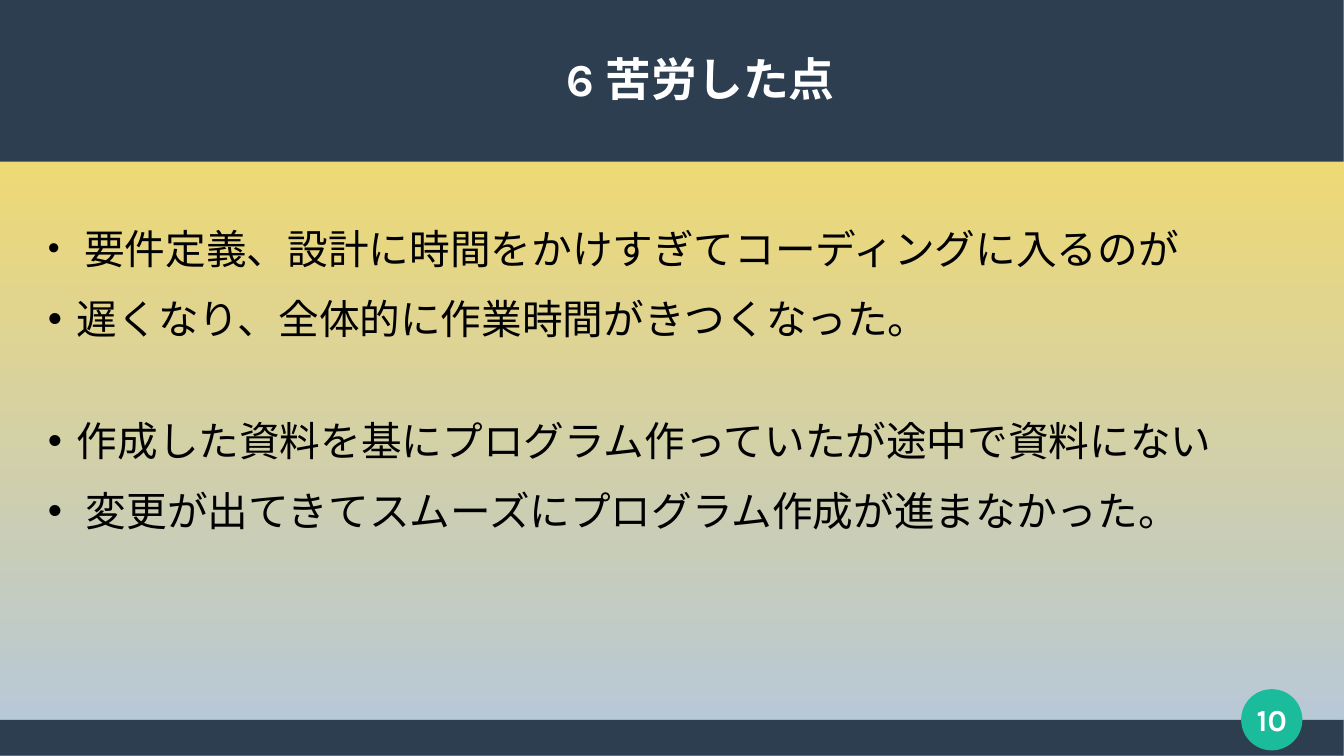
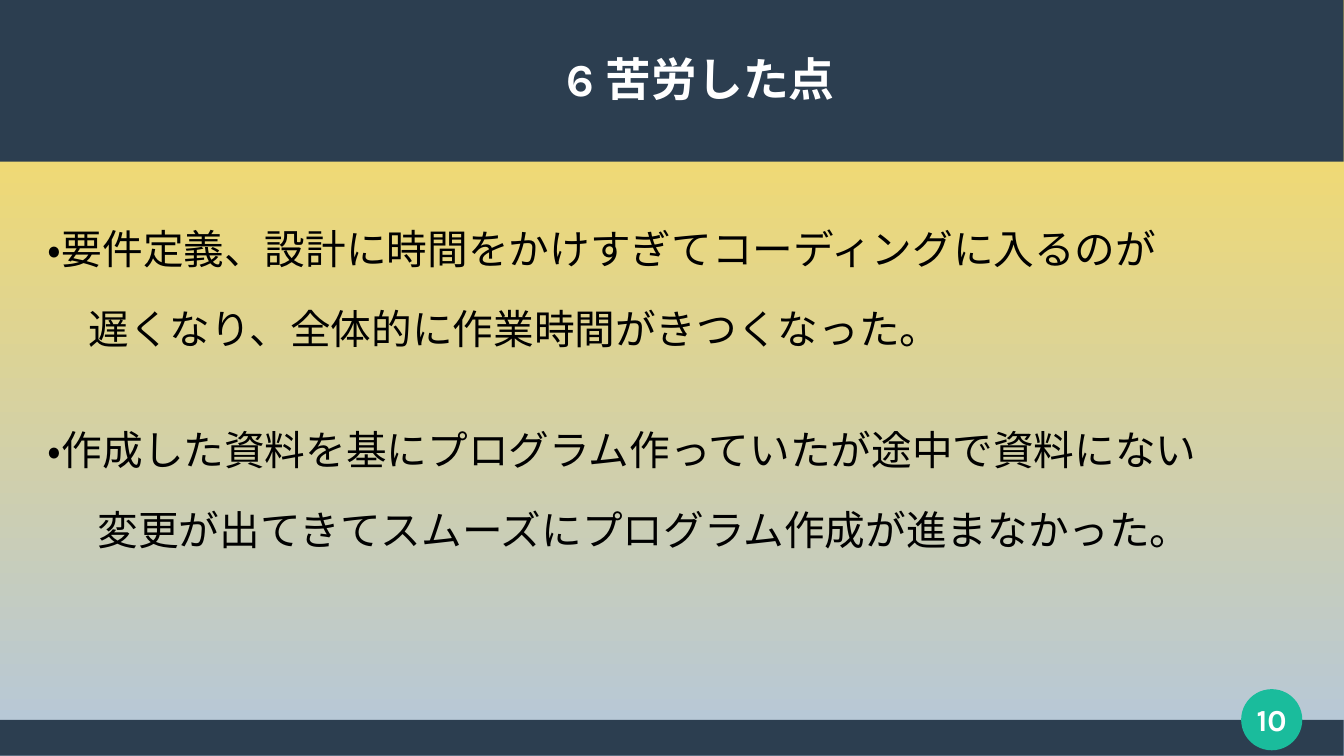
Before and after one commit to 2022java42-student006/document, a slide deck: slide 10 of 発表用スライド(清水作成版).pptx. Drawn at 1344x756 pixels with LibreOffice and Linux fonts; fonts in the diff are those of the drawing. Boxes give left, top, right and bottom in pixels: in the first picture for what was removed or moved away, otherwise in the second. Text is boxed around its words. In the diff, an @@ line names an element or a change of style, - is before the commit and + after.

Commit message:
また変えました

```diff
--- a/発表用スライド(清水作成版).pptx
+++ b/発表用スライド(清水作成版).pptx
@@ subtitle at bbox=[48, 229, 1156, 268]: text changed @@
-• 要件定義、設計に時間をかけすぎてコーディングに入るのが
+・要件定義、設計に時間をかけすぎてコーディングに入るのが
@@ subtitle at bbox=[89, 309, 1191, 549]: bullet • to none @@
@@ subtitle at bbox=[48, 431, 1197, 469]: text changed @@
-• 作成した資料を基にプログラム作っていたが途中で資料にない
+・作成した資料を基にプログラム作っていたが途中で資料にない
```
Also in this commit, not shown: 2 other slides changed.
